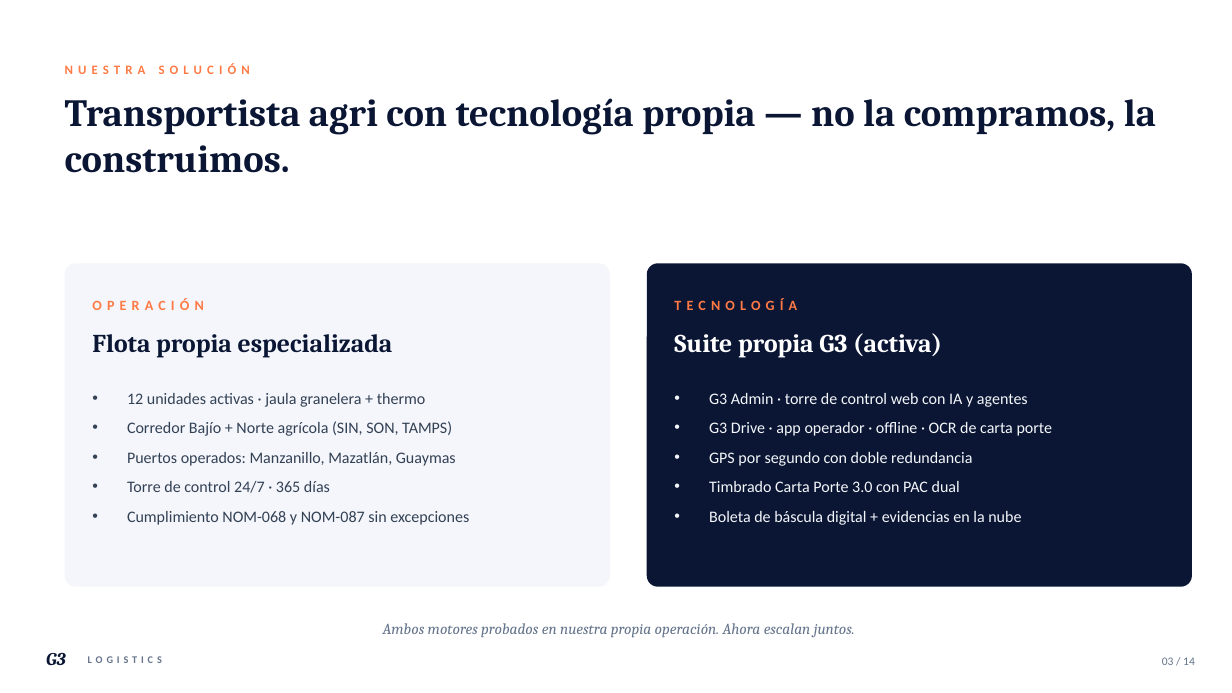
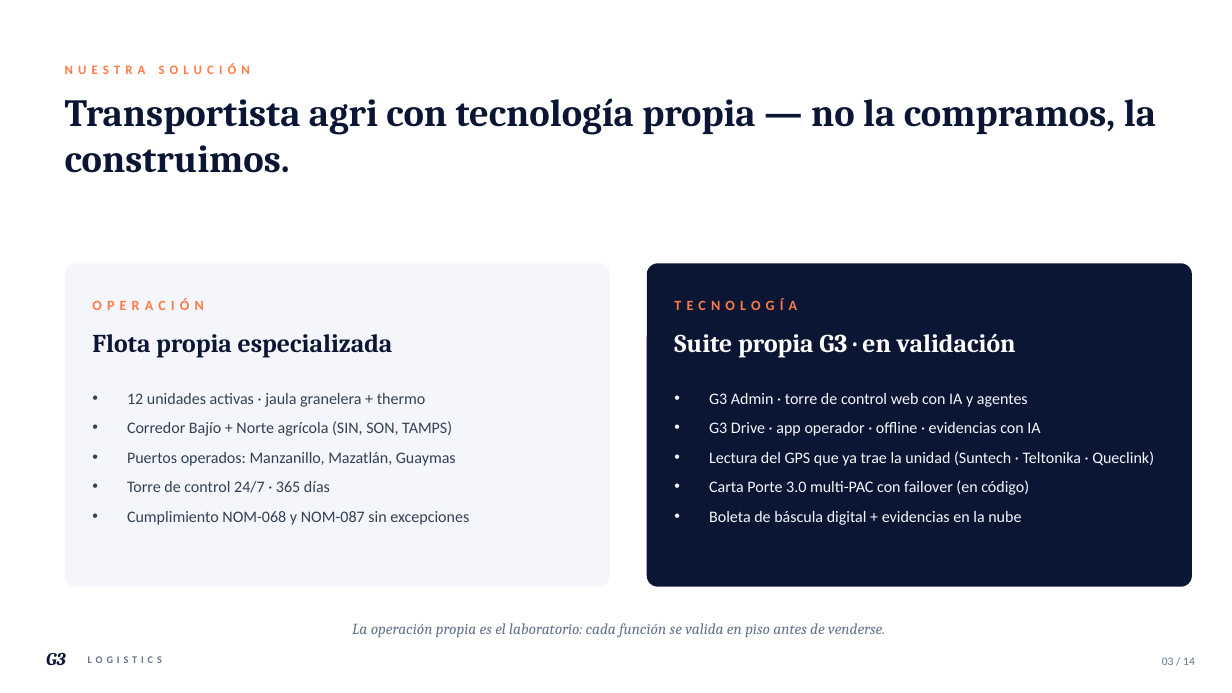
Before and after one commit to EduardoGamboaB/Mobile, a slide deck: slide 3 of docs/investor-deck/G3-Logistics-Seed-2026.pptx. Drawn at 1232x693 pixels with LibreOffice and Linux fonts; fonts in the diff are those of the drawing. Boxes give left, top, right and bottom in pixels: in the first picture for what was removed or moved away, otherwise in the second. Text is boxed around its words. In the diff, an @@ line names an element or a change of style, - is before the commit and + after.

```diff
--- a/docs/investor-deck/G3-Logistics-Seed-2026.pptx
+++ b/docs/investor-deck/G3-Logistics-Seed-2026.pptx
@@ text at (x1=674, y1=333, x2=1016, y2=357): text changed @@
-Suite propia G3 (activa)
+Suite propia G3 · en validación
@@ text at (x1=709, y1=422, x2=1154, y2=495): text changed @@
-• G3 Drive · app operador · offline · OCR de carta porte
-• GPS por segundo con doble redundancia
-• Timbrado Carta Porte 3.0 con PAC dual
+• G3 Drive · app operador · offline · evidencias con IA
+• Lectura del GPS que ya trae la unidad (Suntech · Teltonika · Queclink)
+• Carta Porte 3.0 multi-PAC con failover (en código)
@@ text at (x1=352, y1=623, x2=885, y2=638): text changed @@
-Ambos motores probados en nuestra propia operación. Ahora escalan juntos.
+La operación propia es el laboratorio: cada función se valida en piso antes de venderse.
```
Also in this commit, not shown: 6 other slides changed, 10 other files.
